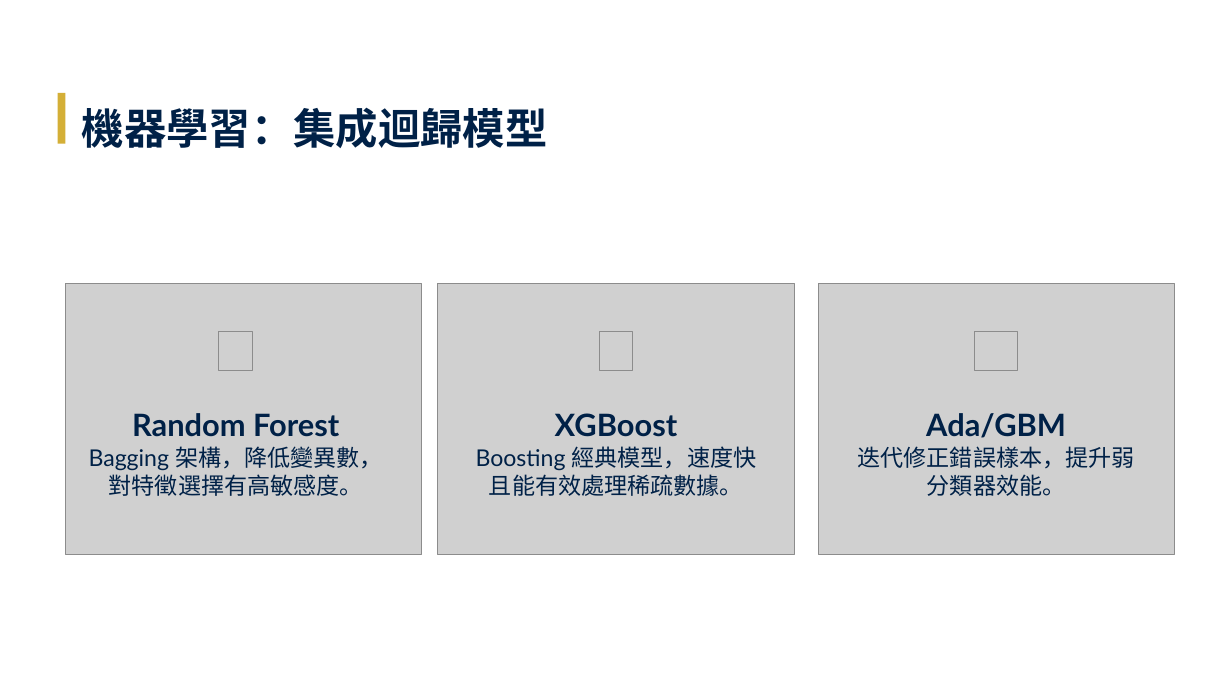
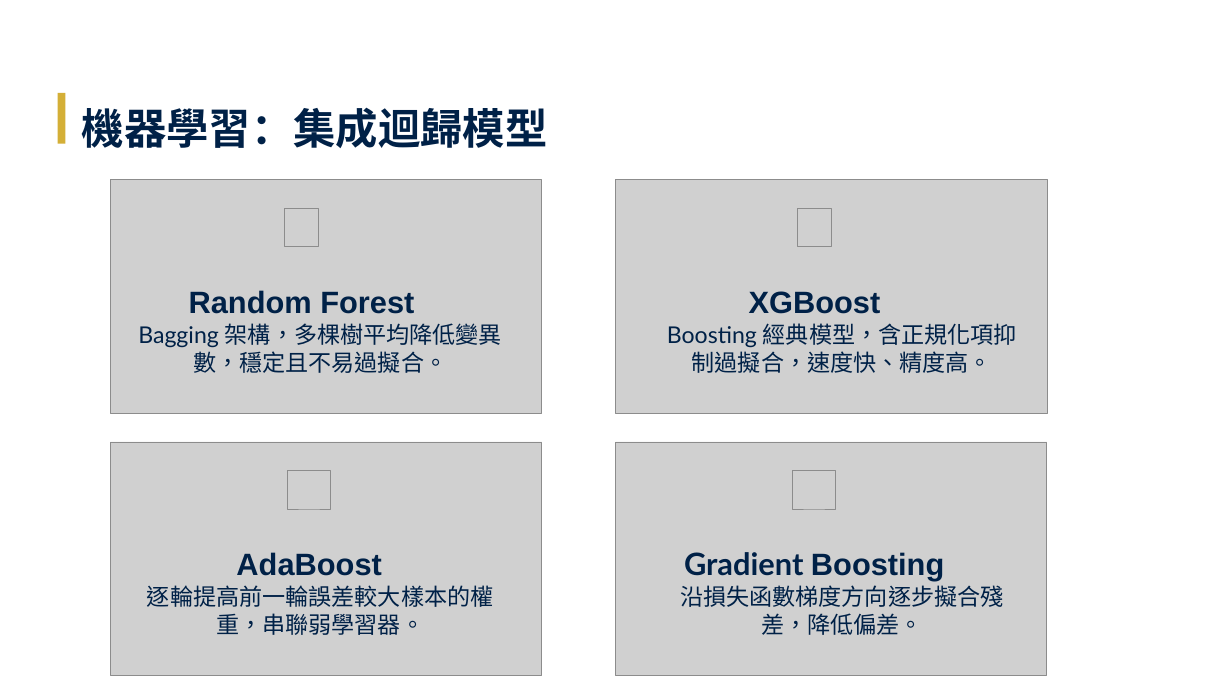
Before and after one commit to Tzu-Lin/ETF-AI-Project, a slide deck: slide 8 of 林子瑜-LLM_ETF.pptx. Drawn at 1232x693 pixels with LibreOffice and Linux fonts; fonts in the diff are those of the drawing; grey boxes stand for pictures; background and template pictures are left out. Boxes give left, top, right and bottom in pixels: in the first picture for what was removed or moved away, otherwise in the second. Text is boxed around its words. In the diff, an @@ line names an element or a change of style, - is before the commit and + after.

```diff
--- a/林子瑜-LLM_ETF.pptx
+++ b/林子瑜-LLM_ETF.pptx
@@ picture: place and size @@
-picture at <box>66,284,421,555</box>
+picture at <box>111,180,543,414</box>
@@ picture: place and size @@
-picture at <box>219,332,252,371</box>
+picture at <box>285,209,318,248</box>
@@ picture: place and size @@
-picture at <box>438,284,794,555</box>
+picture at <box>616,180,1048,414</box>
@@ picture: place and size @@
-picture at <box>599,332,632,371</box>
+picture at <box>798,209,831,248</box>
@@ text "Random Forest": place and size @@
-text "Random Forest" at <box>132,413,339,437</box>
+text "Random Forest" at <box>189,290,414,314</box>
@@ text "Random Forest" at <box>189,290,414,314</box>: font Lato to Arial @@
@@ text "XGBoost": place and size @@
-text "XGBoost" at <box>555,413,678,437</box>
+text "XGBoost" at <box>749,291,881,314</box>
@@ text "XGBoost" at <box>749,291,881,314</box>: font Lato to Arial @@
@@ text at <box>138,323,502,373</box>: text changed @@
-Bagging 架構，降低變異數，對特徵選擇有高敏感度。
+Bagging 架構，多棵樹平均降低變異數，穩定且不易過擬合。
@@ text at <box>667,323,1017,373</box>: text changed @@
-Boosting 經典模型，速度快且能有效處理稀疏數據。
+Boosting 經典模型，含正規化項抑制過擬合，速度快、精度高。
@@ text removed at <box>926,413,1066,438</box> @@
-Ada/GBM
@@ picture: place and size @@
-picture at <box>818,284,1174,555</box>
+picture at <box>111,442,543,676</box>
@@ picture added at <box>616,442,1047,676</box> @@
@@ picture: place and size @@
-picture at <box>975,332,1019,371</box>
+picture at <box>287,470,331,509</box>
@@ picture added at <box>793,470,836,509</box> @@
@@ text added at <box>236,552,381,576</box>, 24 pt, text #002147, bold @@
+AdaBoost
@@ text added at <box>684,552,944,581</box>, 24 pt, text #002147, bold @@
+Gradient Boosting
@@ text at <box>147,585,493,635</box>: text changed @@
-迭代修正錯誤樣本，提升弱分類器效能。
+逐輪提高前一輪誤差較大樣本的權重，串聯弱學習器。
@@ text added at <box>680,585,1003,635</box>, 18 pt, text #002147 @@
+沿損失函數梯度方向逐步擬合殘差，降低偏差。
```
Also in this commit, not shown: 12 other slides changed, 5 other files.
